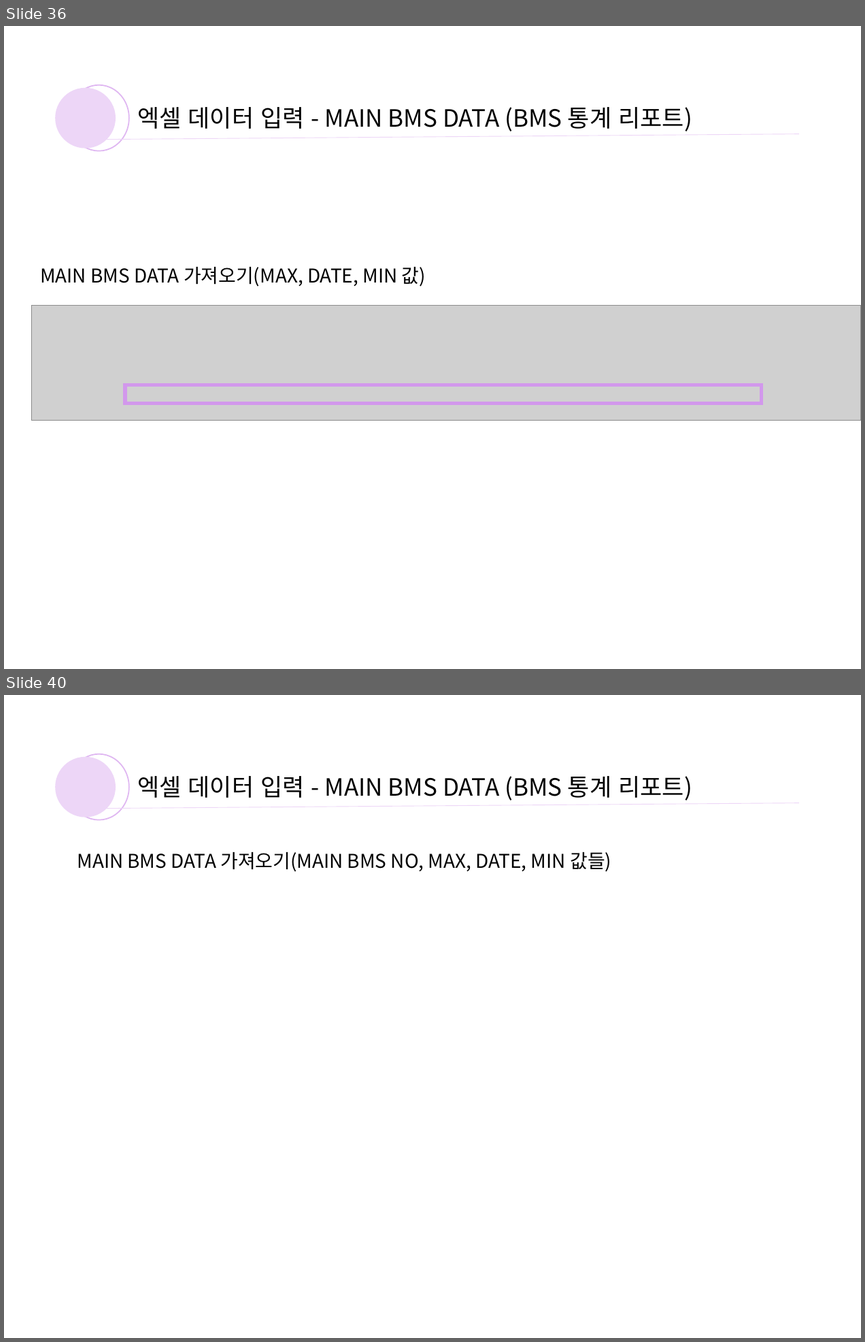
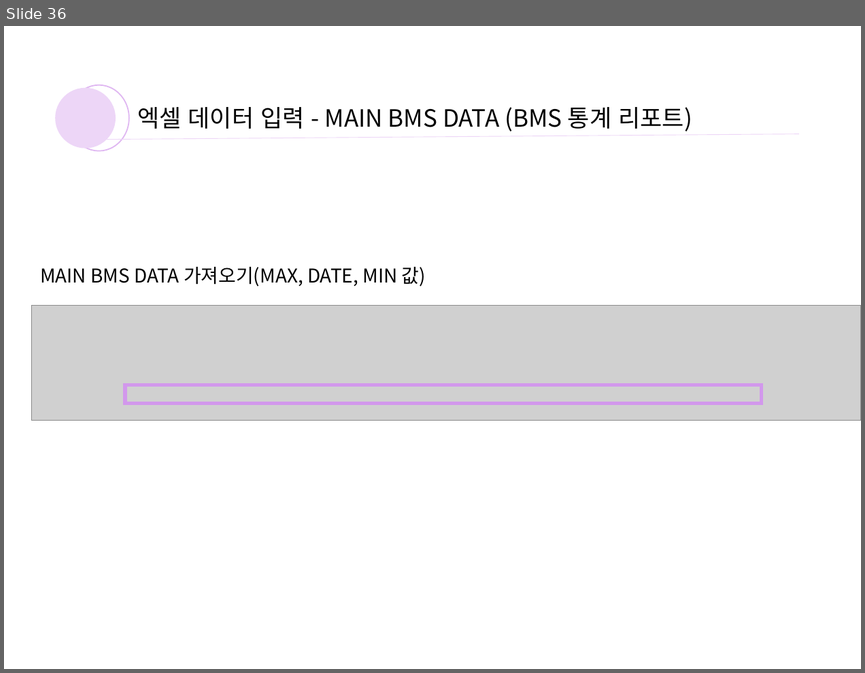
Before and after one commit to yoosooop/INTERN_log, a slide deck: bms 엑셀 파일 생성.pptx. Shown one above the other, each under a label of ours: slides 36 and 40 before the commit, slide 36 after it; the slides between them are not shown. The pictures are 865x1342 and 865x673 pixels, drawn with LibreOffice and Linux fonts; fonts in the diff are those of the drawing; grey boxes stand for pictures. Boxes give left, top, right and bottom in pixels: in the first picture for what was removed or moved away, otherwise in the second. Text is boxed around its words. In the diff, an @@ line names an element or a change of style, - is before the commit and + after.

```diff
--- a/bms 엑셀 파일 생성.pptx
+++ b/bms 엑셀 파일 생성.pptx
@@ slide 40 removed at (4,695,861,1338), background #FFFFFF @@
@@ ellipse removed at (68,754,128,820) @@
@@ ellipse removed at (56,757,116,817) @@
@@ text removed at (137,776,692,800) @@
-엑셀 데이터 입력 - MAIN BMS DATA (BMS 통계 리포트)
@@ line removed from (107, 808) to (799, 803) @@
@@ text removed at (77,852,611,872) @@
-MAIN BMS DATA 가져오기(MAIN BMS NO, MAX, DATE, MIN 값들)
```
Also in this commit, not shown: 2 slides changed, 3 slides added, 3 other slides removed, 1 other file.
